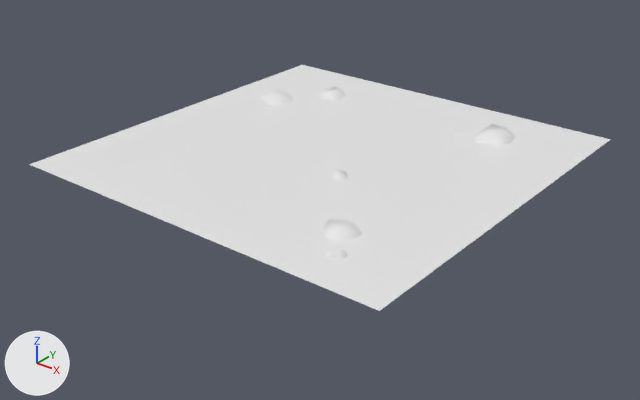
Two versions of the glTF model public/models/roof_02.glb, one commit apart.
Rendered twice from a 50 mm lens placed at (1.221, -1.563, 1.335), pointed at (0.028, -0.072, 0.411). Every picture has the same lights, and +X, +Y and +Z are marked at lower left. Vertices at the same position are counted once.

The first picture shows 'floor_dirt_large.011'.
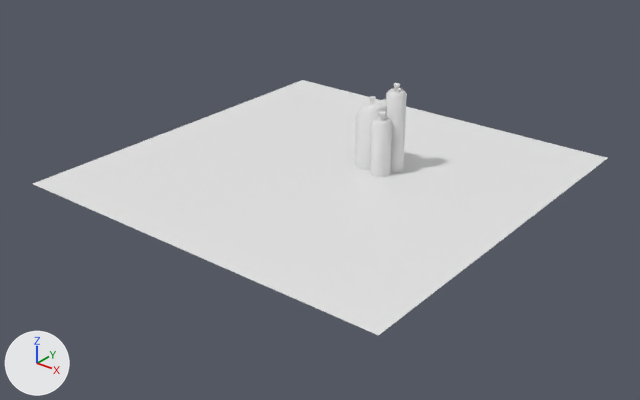
Pixel boxes [x1, y1, x2, y2] of what changed, in the pictures (640 x 400 px; the box of a moved part takes in the faces that stretch with it):
'floor_dirt_large.011', reshaped: before [29, 65, 611, 311]; after [33, 80, 607, 335]
part 1 of me_cube_022, moved or reshaped: before [29, 65, 611, 311]; after [33, 80, 607, 335]
part 2 of me_cube_022, added: after [355, 99, 386, 170]
part 3 of me_cube_022, added: after [386, 88, 407, 172]
part 4 of me_cube_022, added: after [370, 116, 392, 177]
part 5 of me_cube_022, deleted: before [169, 87, 515, 258]
part 6 of me_cube_022, added: after [369, 83, 400, 121]

The edits, one by one:
me_cube_022 is used by ob_floor_dirt_large_011; location (0.0, 0.0, 0.0).
me_cube_022 had 86 vertices, 96 faces and spanned x -0.5..0.5, y -0.5..0.5, z 0.5..0.527.
me_cube_022 now has 115 vertices, 200 faces and spans x -0.5..0.5, y -0.5..0.5, z 0.455..0.673.
me_cube_022 part 1: the loose piece of 4 vertices spanning x -0.5..0.5, y -0.5..0.5, z 0.505 is moved by (0.0, 0.0, -0.05).
me_cube_022 part 2: a new loose piece of 29 vertices spanning x 0.014..0.098, y 0.055..0.137, z 0.455..0.627.
me_cube_022 part 3: a new loose piece of 29 vertices spanning x 0.091..0.139, y 0.086..0.133, z 0.455..0.655.
me_cube_022 part 4: a new loose piece of 29 vertices spanning x 0.082..0.13, y 0.039..0.087, z 0.455..0.596.
me_cube_022 part 5: 8 loose pieces with 82 vertices, spanning x -0.409..0.344, y -0.411..0.376, z 0.5..0.527, are deleted.
Part 6, on me_cube_022:
24 vertices are added at x 0.047..0.123, y 0.056..0.117, z 0.572..0.673.
36 new faces join them.
